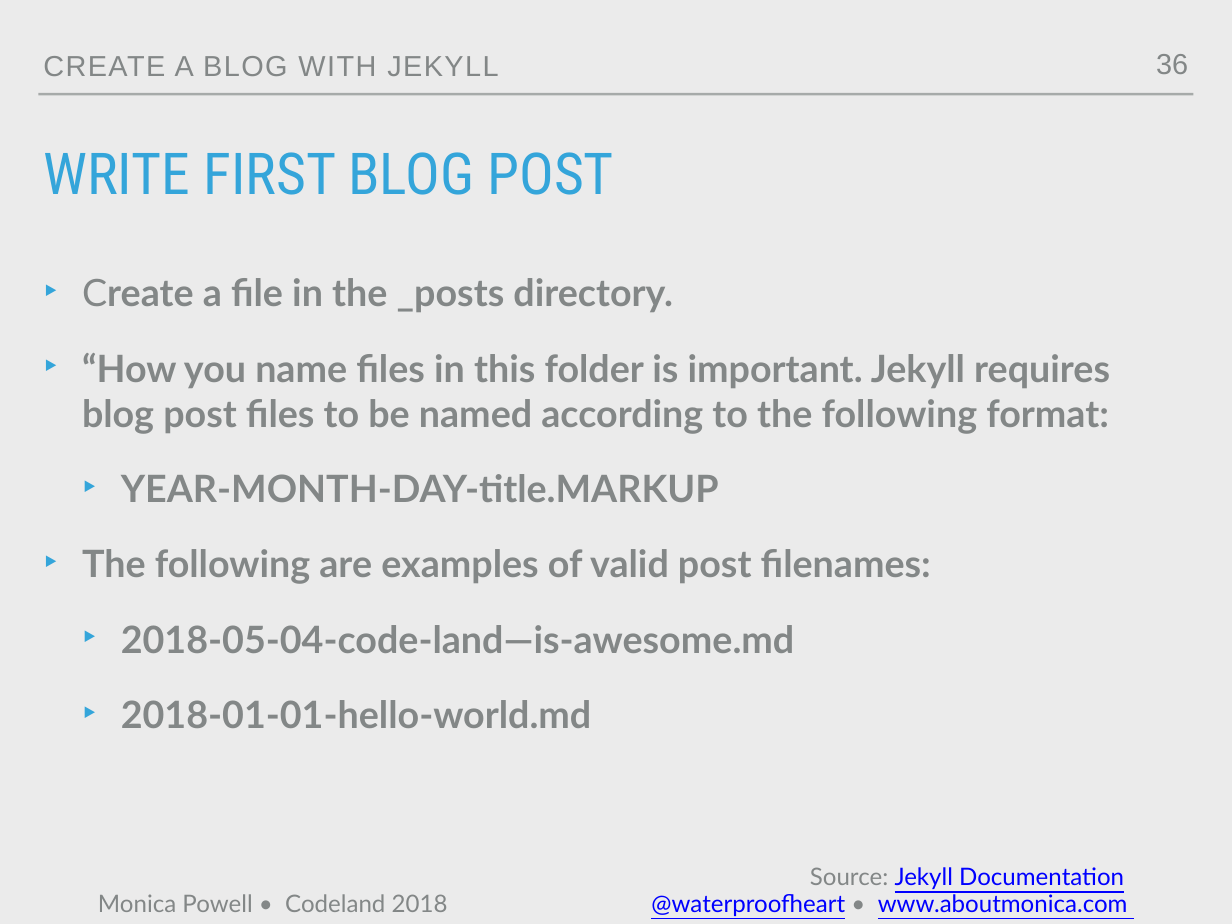
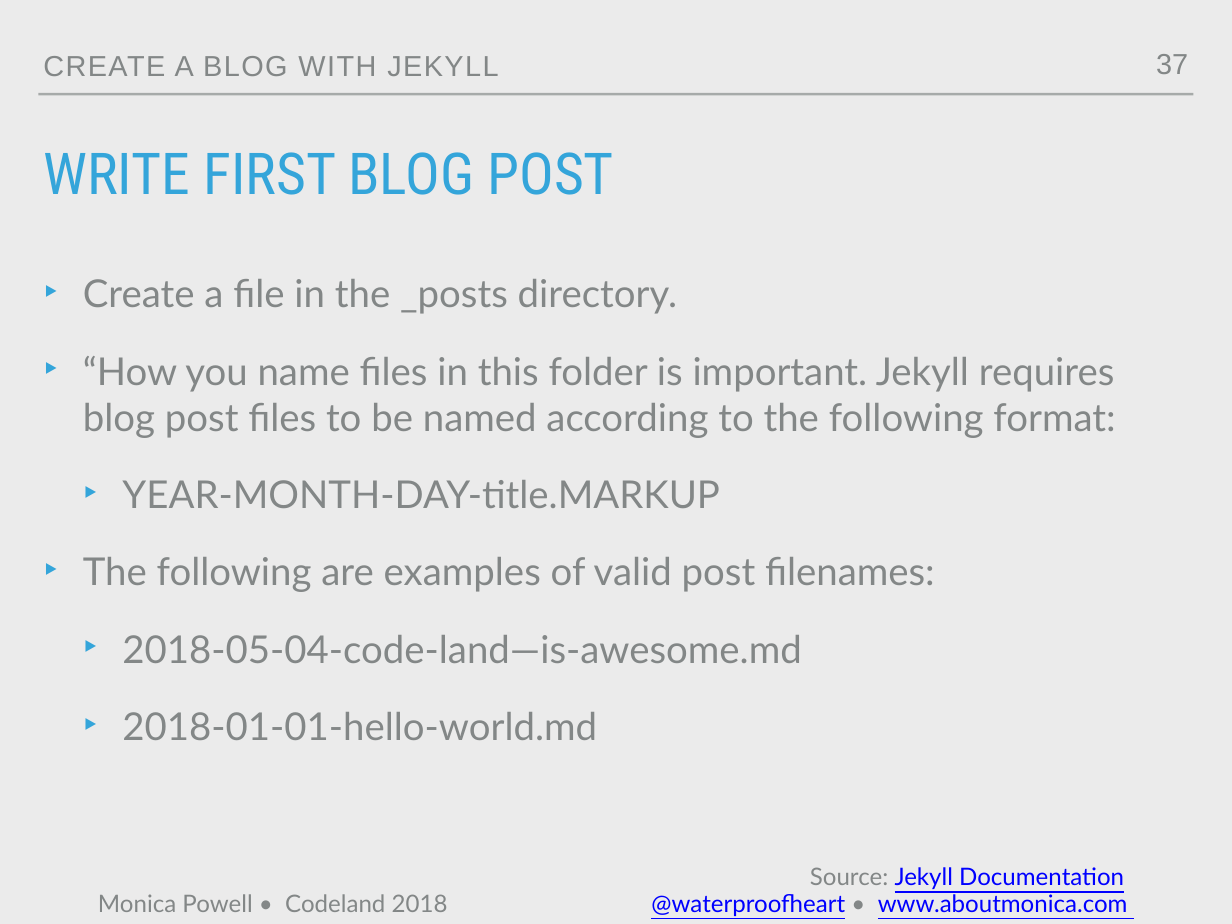
Before and after one commit to M0nica/codeland-workshop, a slide deck: slide 37 of codeland2018.pptx (slide 36 before the commit). Drawn at 1232x924 pixels with LibreOffice and Linux fonts; fonts in the diff are those of the drawing; background and template pictures are left out. Boxes give left, top, right and bottom in pixels: in the first picture for what was removed or moved away, otherwise in the second. Text is boxed around its words. In the diff, an @@ line names an element or a change of style, - is before the commit and + after.

Commit message:
updated formatting of the slides

```diff
--- a/codeland2018.pptx
+++ b/codeland2018.pptx
@@ page number at (x1=1156, y1=54, x2=1188, y2=74): text changed @@
-36
+37
@@ text "Create a file in the ..." at (x1=83, y1=279, x2=1115, y2=740): size 31.3 to 32 pt, bold off; indent changed; more space between paragraphs @@
```
Also in this commit, not shown: 20 other slides changed, 2 slides added, 3 other files.
